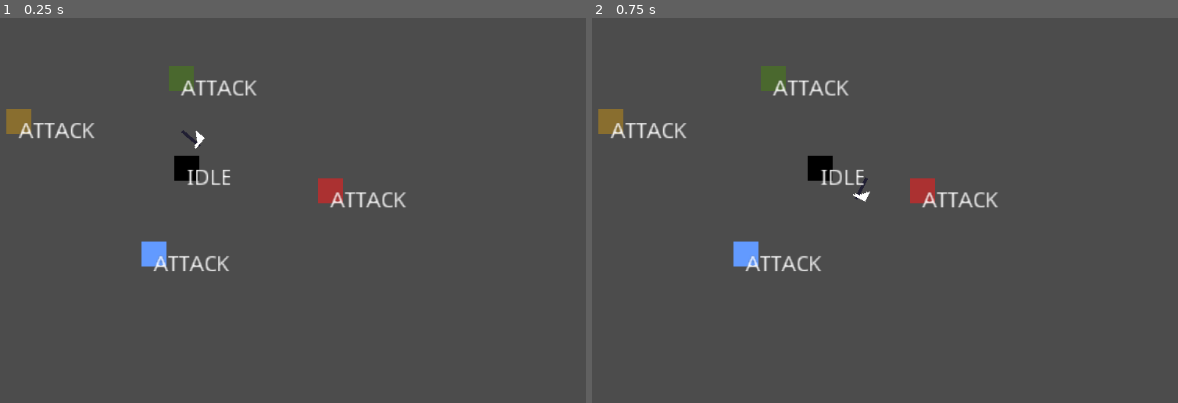
Above: before the commit, frames 1-2 (left to right).
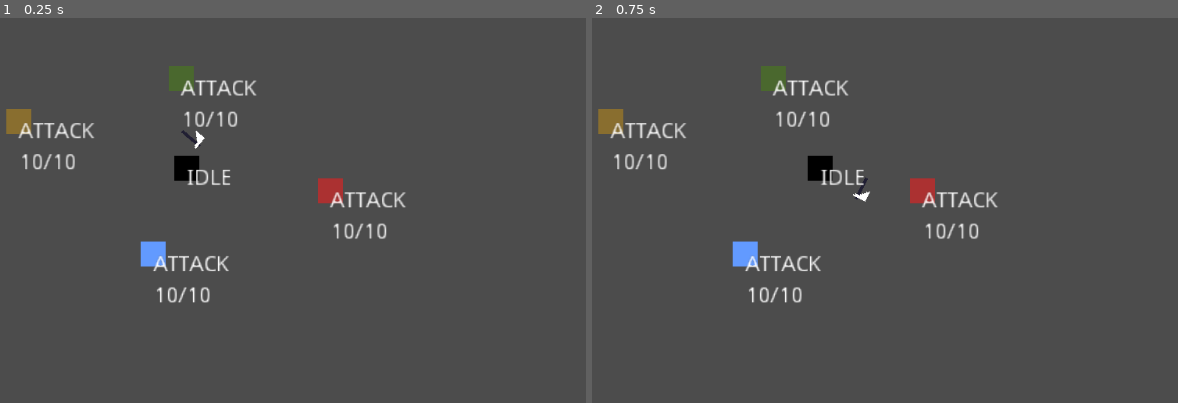
Above: after the commit, the same moments.

Repository: renzoventura/god-of-war
Game: Godot game, scene res://scenes/level/TemplateLevel.tscn
Same seed, same stepped clock (60 frames per second), same inputs: the game is played once before the commit and once after it.
Inputs (mouse positions are in pixels of both pictures, inside the frame that each line leads up to):
- Up to frame 1 (0.25 s): no input
- Up to frame 2 (0.75 s): tap Enter at 0.5 s; move the mouse to (955, 145) at 0.52 s; hold D (right) from 0.53 s (still down); right-click (955, 145) at 0.6 s

The runs differ from the first frame. In frame 1, 0.8% of the frame differs, in the area x 3-69%, y 16-75%; in frame 2, 0.8%.

Commit message:
Tweak sword physics

Diff:
--- a/scenes/enemy/Enemy.gd
+++ b/scenes/enemy/Enemy.gd
@@ -6,17 +6,24 @@
 
 onready var state_label = $State
 onready var staggerTimer = $StaggerTime
+onready var healthText = $HealthText
 
 var motion = Vector2(0,0)
 var isFrozen = false;
 var state: int = IDLE
 var health = 10
-
+var maxhealth = 10
 # Called when the node enters the scene tree for the first time.
 func _ready():
-	pass # Replace with function body.
+	healthText.text = generate_health_string()
+
+func generate_health_string():
+	var text = str(health) + "/" + str(maxhealth)
+	return text
+
 
 func _process(delta):
+	healthText.text = generate_health_string()
 	match state:
 		IDLE:
 			idle()
@@ -32,8 +39,8 @@
 	idle_feature()
 
 func idle_feature():
-	move()
-	move_and_slide(motion)
+#	move()
+#	move_and_slide(motion)
 	pass
 
 func frozen():
--- a/scenes/enemy/Enemy.tscn
+++ b/scenes/enemy/Enemy.tscn
@@ -49,6 +49,14 @@
 
 [node name="StaggerTime" type="Timer" parent="."]
 one_shot = true
+
+[node name="HealthText" type="Label" parent="."]
+margin_top = 20.0
+margin_right = 40.0
+margin_bottom = 14.0
+__meta__ = {
+"_edit_use_anchors_": false
+}
 [connection signal="area_entered" from="EnemyHitbox" to="." method="_on_EnemyHitbox_area_entered"]
 [connection signal="body_entered" from="AI/DectectionZone" to="." method="_on_DectectionZone_body_entered"]
 [connection signal="body_exited" from="AI/DectectionZone" to="." method="_on_DectectionZone_body_exited"]
--- a/scenes/player/Sword.tscn
+++ b/scenes/player/Sword.tscn
@@ -6,6 +6,7 @@
 [sub_resource type="Animation" id=1]
 resource_name = "Swing"
 length = 0.5
+step = 0.05
 tracks/0/type = "value"
 tracks/0/path = NodePath(".:rotation_degrees")
 tracks/0/interp = 1
@@ -49,10 +50,10 @@
 tracks/3/imported = false
 tracks/3/enabled = true
 tracks/3/keys = {
-"times": PoolRealArray( 0, 0.1, 0.101, 0.2, 0.3, 0.4, 0.5 ),
-"transitions": PoolRealArray( 1, 1, 1, 1, 1, 1, 1 ),
+"times": PoolRealArray( 0, 0.001, 0.05, 0.1, 0.101, 0.2, 0.3, 0.4, 0.5 ),
+"transitions": PoolRealArray( 1, 1, 1, 1, 1, 1, 1, 1, 1 ),
 "update": 1,
-"values": [ true, false, false, false, false, false, true ]
+"values": [ false, true, false, false, false, false, false, false, true ]
 }
 tracks/4/type = "value"
 tracks/4/path = NodePath("..:is_attacking")
@@ -128,7 +129,7 @@
 anims/SwingAxe = SubResource( 2 )
 
 [node name="CollisionShape2D" type="CollisionShape2D" parent="SwordArea"]
-position = Vector2( 8.32901, 10.1176 )
+position = Vector2( 8, 10 )
 rotation = -2.93557e-08
 scale = Vector2( 1.01521, 1.0268 )
 shape = SubResource( 3 )
